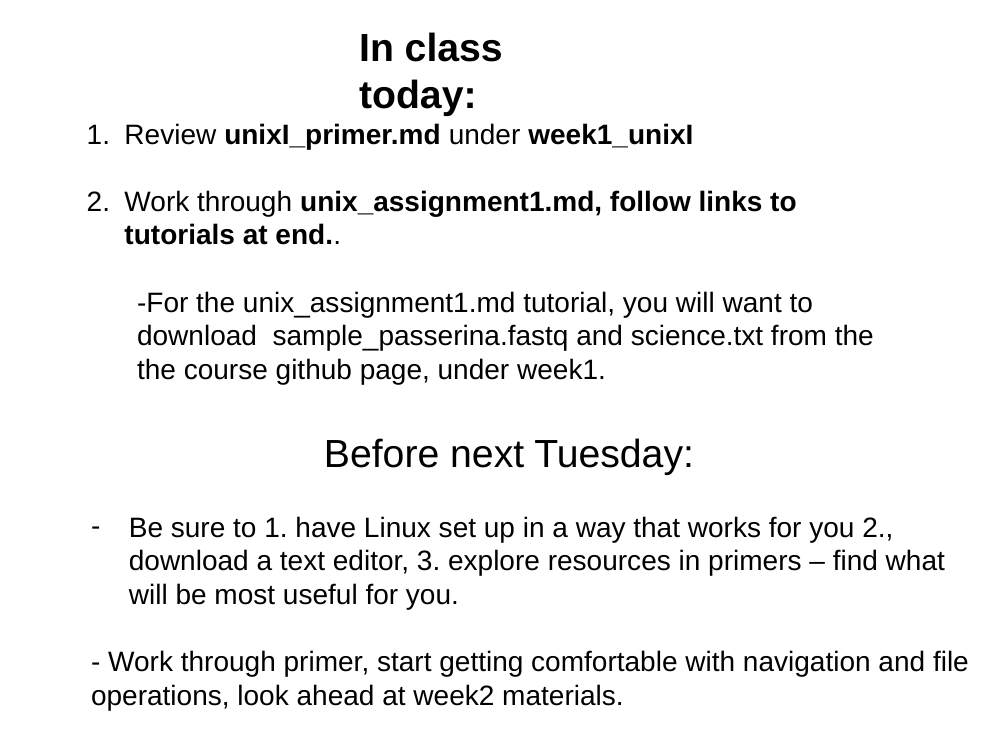
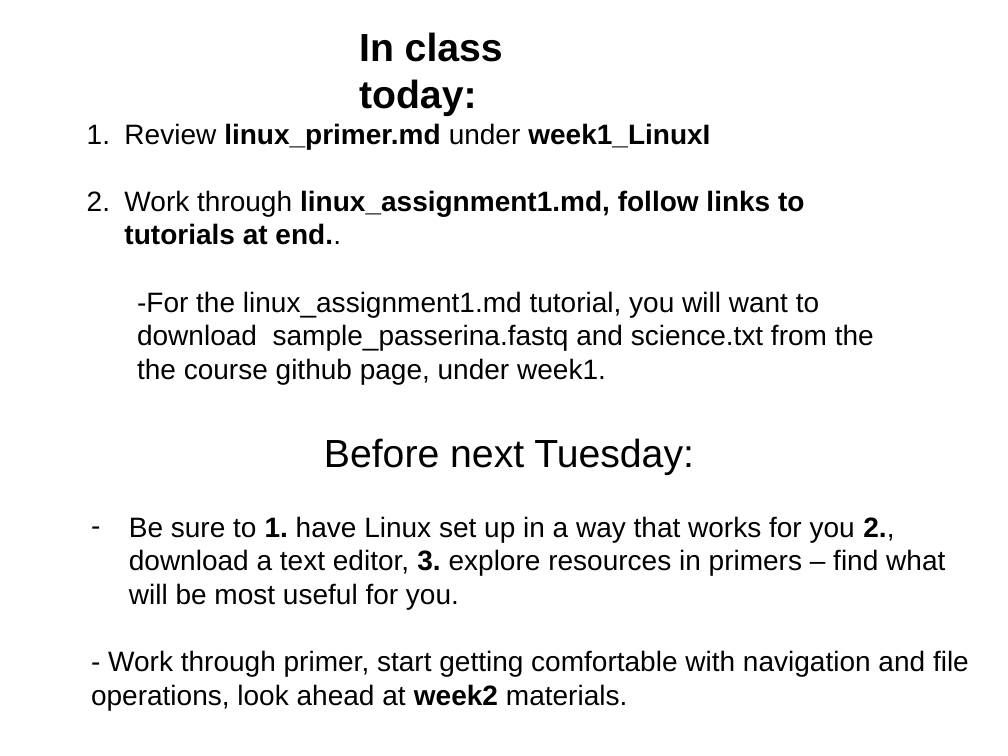
Before and after one commit to tparchman/F26_BIOL792, a slide deck: slide 19 of week1_LinuxI/week1b.pptx. Drawn at 1008x756 pixels with LibreOffice and Linux fonts; fonts in the diff are those of the drawing. Boxes give left, top, right and bottom in pixels: in the first picture for what was removed or moved away, otherwise in the second. Text is boxed around its words. In the diff, an @@ line names an element or a change of style, - is before the commit and + after.

```diff
--- a/week1_LinuxI/week1b.pptx
+++ b/week1_LinuxI/week1b.pptx
@@ text at [124, 123, 874, 384]: text changed @@
-1. Review unixI_primer.md under week1_unixI
-2. Work through unix_assignment1.md, follow links to tutorials at end..
-  -For the unix_assignment1.md tutorial, you will want to download sample_passerina.fastq and science.txt from the the course github page, under week1.
+1. Review linux_primer.md under week1_LinuxI
+2. Work through linux_assignment1.md, follow links to tutorials at end..
+  -For the linux_assignment1.md tutorial, you will want to download sample_passerina.fastq and science.txt from the the course github page, under week1.
@@ text at [91, 516, 969, 710]: bold on in "1. 2., 3.", "week2" @@
```
Also in this commit, not shown: 4 other slides changed, 3 other files.
